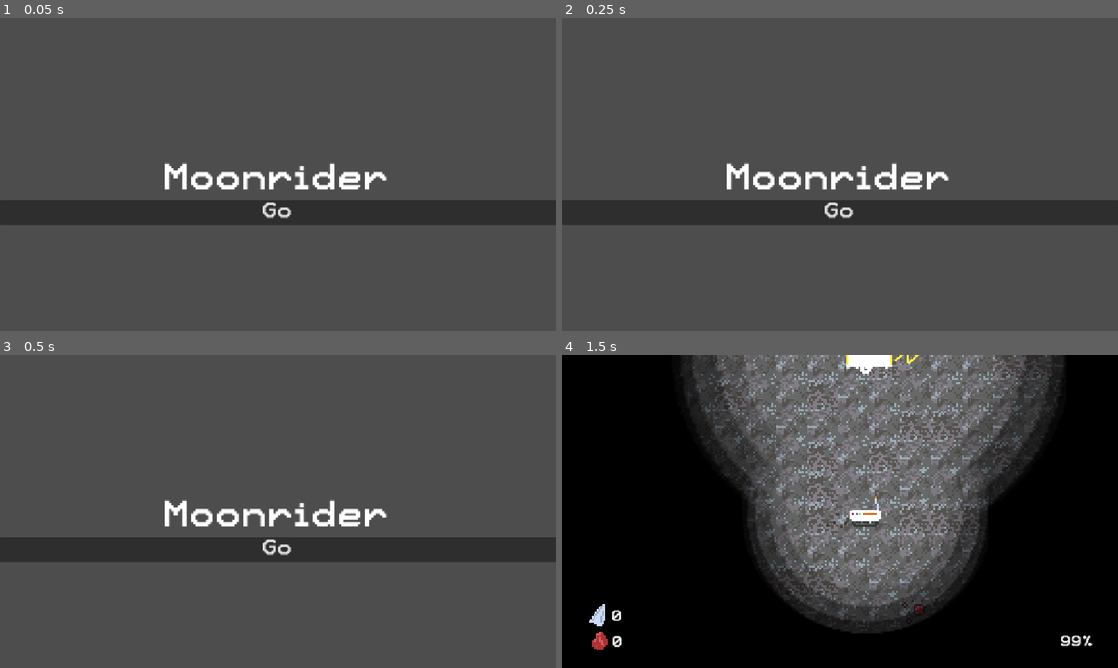
Above: before the commit, frames 1-4 (two rows, left to right).
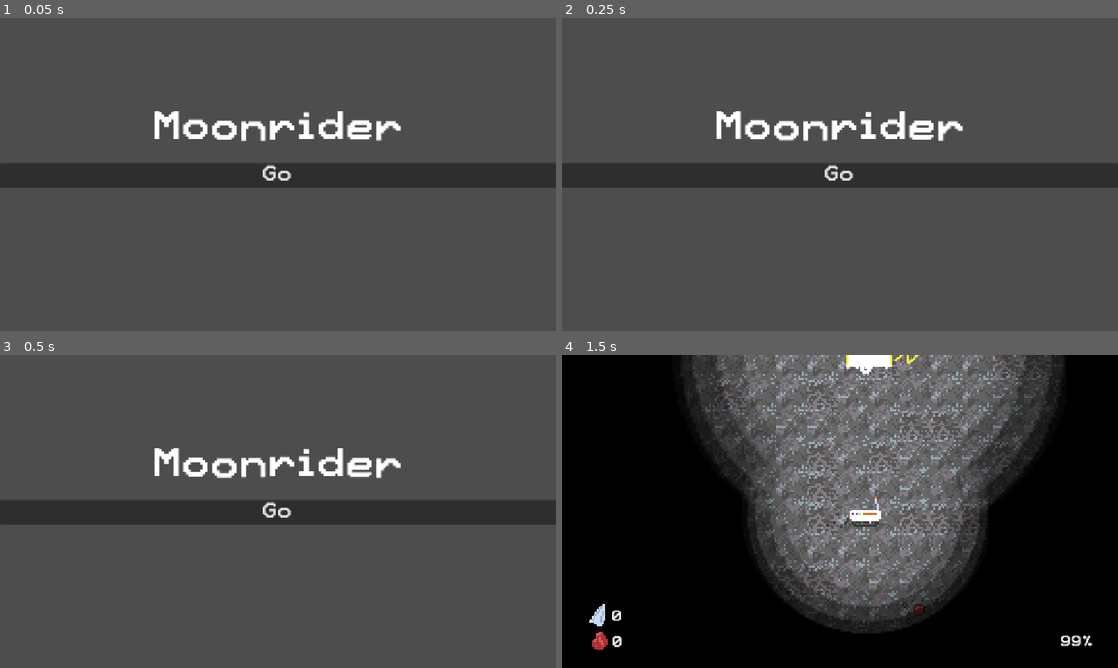
Above: after the commit, the same moments.

Repository: DanielDe8/Moonrunner
Game: Godot game, scene res://Objects/loadscreen.tscn
Same seed, same stepped clock (60 frames per second), same inputs: the game is played once before the commit and once after it.
Inputs (mouse positions are in pixels of both pictures, inside the frame that each line leads up to):
- Up to frame 1 (0.05 s): no input
- Up to frame 2 (0.25 s): no input
- Up to frame 3 (0.5 s): no input
- Up to frame 4 (1.5 s): click "Go" at 0.5 s; tap Enter (confirm) at 1.25 s; move the mouse to (962, 495) at 1.27 s; hold Right (right) from 1.28 s (still down); tap 1 (1) at 1.35 s; click (962, 495) at 1.42 s

The runs differ from the first frame. In frame 1, 17% of the frame differs, in the area x 0-100%, y 29-67%; in frame 2, 17%; in frame 3, 17%; in frame 4, nothing differs.

Commit message:
better text

Diff:
--- a/Objects/loadscreen.tscn
+++ b/Objects/loadscreen.tscn
@@ -2,10 +2,7 @@
 
 [ext_resource type="Script" uid="uid://ch62pspcc7ch2" path="res://Objects/loadscreen.gd" id="1_31obx"]
 [ext_resource type="FontFile" uid="uid://cyudaeo5xrvhj" path="res://Assets/Pixel12x10-v1.1.0.ttf" id="1_j8ajl"]
-
-[sub_resource type="LabelSettings" id="LabelSettings_kkhfn"]
-font = ExtResource("1_j8ajl")
-font_size = 72
+[ext_resource type="Script" uid="uid://da6et78fqctu0" path="res://Scripts/rich_text_label.gd" id="3_cr3d0"]
 
 [node name="Main Screen" type="Node2D" unique_id=1754760791]
 script = ExtResource("1_31obx")
@@ -24,12 +21,6 @@
 offset_right = 1153.0
 offset_bottom = 650.0
 
-[node name="Label" type="Label" parent="Control/VBoxContainer" unique_id=749577984]
-layout_mode = 2
-text = "Moonrider"
-label_settings = SubResource("LabelSettings_kkhfn")
-horizontal_alignment = 1
-
 [node name="GoButton" type="Button" parent="Control/VBoxContainer" unique_id=614191751]
 layout_mode = 2
 theme_override_fonts/font = ExtResource("1_j8ajl")
@@ -41,3 +32,19 @@
 custom_minimum_size = Vector2(0, -20.022)
 layout_mode = 2
 text = "Credits"
+
+[node name="CanvasLayer" type="CanvasLayer" parent="." unique_id=137156030]
+
+[node name="RichTextLabel" type="RichTextLabel" parent="CanvasLayer" unique_id=467128066]
+offset_left = 112.0
+offset_top = 192.0
+offset_right = 1048.0
+offset_bottom = 280.0
+theme_override_font_sizes/normal_font_size = 80
+theme_override_font_sizes/bold_font_size = 80
+theme_override_font_sizes/bold_italics_font_size = 80
+theme_override_font_sizes/italics_font_size = 80
+theme_override_font_sizes/mono_font_size = 80
+bbcode_enabled = true
+horizontal_alignment = 1
+script = ExtResource("3_cr3d0")
--- /dev/null
+++ b/Scripts/rich_text_label.gd
@@ -0,0 +1,14 @@
+extends RichTextLabel
+
+
+# Called when the node enters the scene tree for the first time.
+func _ready() -> void:
+	self.text = "[font=res://Assets/Pixel12x10-v1.1.0.ttf][wave amp=20 freq=2]Moonrider[/wave][/font]"
+
+
+	pass # Replace with function body.
+
+
+# Called every frame. 'delta' is the elapsed time since the previous frame.
+func _process(delta: float) -> void:
+	pass
Not shown, added: Scripts/rich_text_label.gd.uid
